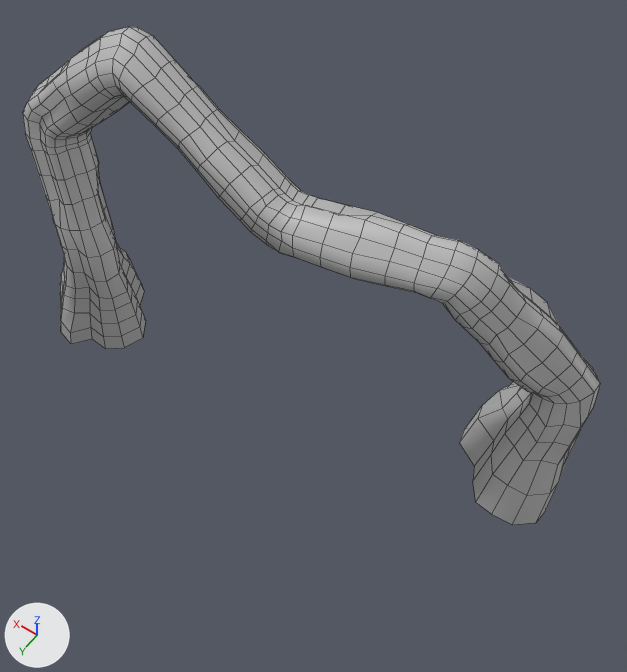
The FBX model Assets/Models/Models_Final/Bogen_Wurzel_V.2.1.fbx: old version first, new version second.
One viewpoint serves both versions: a 50 mm camera at (-1.87, 2.08, 3.75) aimed at (-0.26, -0.17, 0.2). Lighting does not change. The marker at lower left points along +X, +Y and +Z. Mesh edges are drawn as thin lines. Where no turn or scale is listed for an object, it has been applied to the vertices.

The first picture shows 'sweep7'.
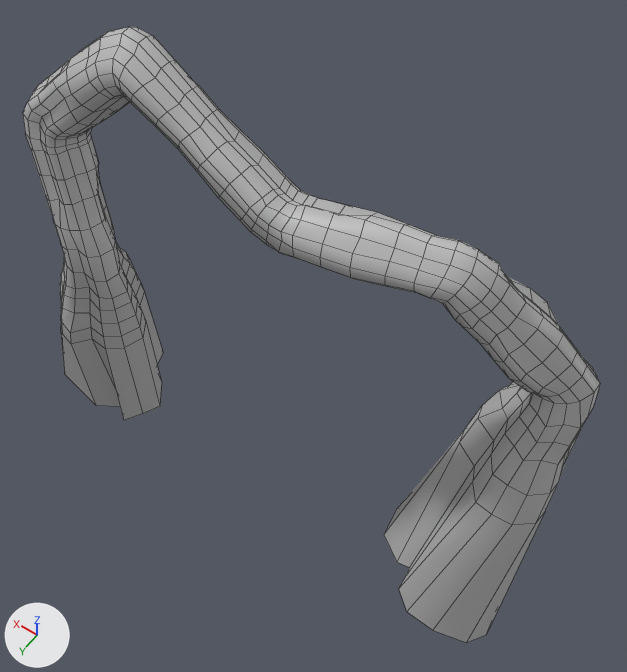
The edits, one by one:
me_mesh is used by ob_sweep7; location (0.0, 0.0, 0.0).
me_mesh had 800 vertices, 784 faces and spanned x -1.66..1.2, y -0.53..0.46, z -0.24..1.87.
me_mesh now has 832 vertices, 816 faces and spans x -1.67..1.51, y -0.56..0.46, z -1.44..1.87.
Part 1, on me_mesh:
16 vertices are added at x -1.67..-0.82, y -0.56..0.23, z -1.44..-1.26.
16 new faces join them.
Part 2, on me_mesh:
16 vertices are added at x 0.78..1.51, y -0.26..0.35, z -1.03..-0.84.
16 new faces join them.

Location of each change, (x1, y1, x2, y2) in pixels of the pictures (627 x 672 px):
'sweep7', reshaped (23% taller): before (23, 27, 600, 525); after (23, 27, 600, 642)
part 1 of me_mesh, added: after (384, 432, 545, 642)
part 2 of me_mesh, added: after (60, 293, 163, 420)
